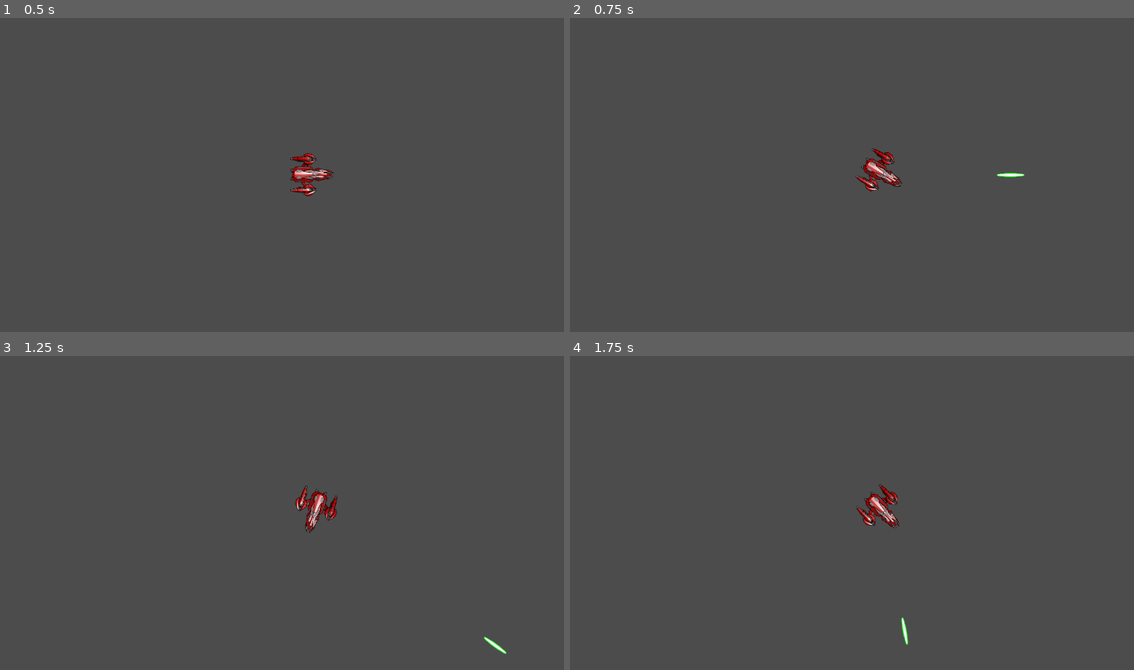
Above: before the commit, frames 1-4 (two rows, left to right).
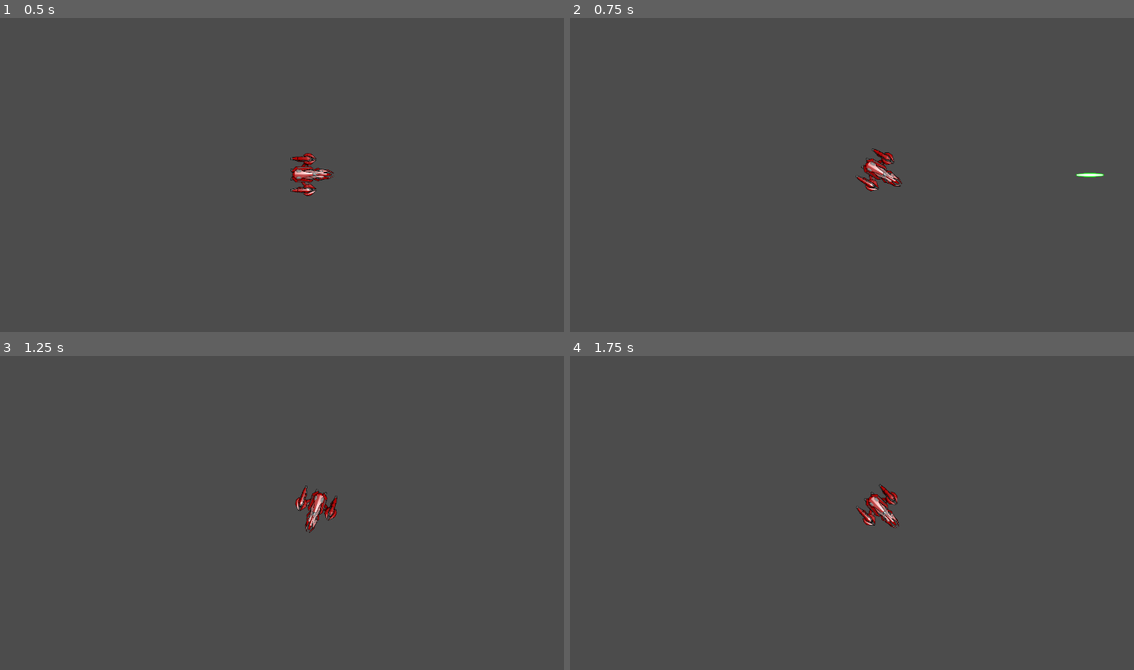
Above: after the commit, the same moments.

Repository: cesarmg1980/godot_asteroids_tutorial
Game: Godot game, scene res://Game.tscn
The game is run twice, just before and just after one commit, with the same random seed, the same clock (stepped at 60 frames per second) and the same inputs. Before the commit the project has no main scene; this scene is started directly in both runs.
Inputs:
- Up to frame 1 (0.5 s): no input
- Up to frame 2 (0.75 s): tap Enter (ui_accept) at 0.5 s; hold Right (ui_right) from 0.53 s (still down)
- Up to frame 3 (1.25 s): keep holding Right (ui_right); tap Enter (ui_accept) at 0.77 s
- Up to frame 4 (1.75 s): release Right (ui_right) at 1.28 s; hold Left (ui_left) from 1.28 s (still down); tap Enter (ui_accept) at 1.52 s

Frame 1 is identical in both runs. In frame 2, 0.1% of the frame differs, in the area x 75-95%, y 49-51%; in frame 3, less than 0.1%; in frame 4, less than 0.1%.

Commit message:
added script for asteroids collission

Diff:
--- a/Asteroid.gd
+++ b/Asteroid.gd
@@ -1,19 +1,39 @@
 extends KinematicBody2D
 
-var vel = Vector2()
-var rot_speed
+export var bounce = 1.1
 
-# Called when the node enters the scene tree for the first time.
+var velocity = Vector2()
+var rotation_speed
+var screen_size
+var extents
+
 func _ready():
 	randomize()
 	set_physics_process(true)
-	vel = Vector2(rand_range(30,100),0).rotated(rand_range(0, 2*PI))
-	rot_speed = rand_range(-1.5, 1.5)
+	velocity = Vector2(rand_range(30, 100), 0).rotated(rand_range(0, 2*PI))
+	rotation_speed = rand_range(-1.5, 1.5)
+	screen_size = get_viewport_rect().size
+	extents = get_node("Sprite").texture.get_size() / 2
 
 func _physics_process(delta):
-	rotation = rotation + rot_speed * delta
-	move_and_collide(vel * delta)
+	set_rotation(get_rotation() + rotation_speed * delta)
+	var ret = move_and_collide(velocity * delta)
 
-# Called every frame. 'delta' is the elapsed time since the previous frame.
-#func _process(delta):
-#	pass
+	if ret:
+		velocity += ret.normal * (ret.collider_velocity.length() * bounce)
+
+	var position = get_position()
+
+	if position.x > screen_size.x + extents.x:
+		position.x = -extents.x
+
+	if position.x < -extents.x:
+		position.x = screen_size.x + extents.x
+
+	if position.y > screen_size.y + extents.y:
+		position.y = -extents.y
+
+	if position.y < -extents.y:
+		position.y = screen_size.y + extents.y
+
+	set_position(position)
--- a/Asteroid.tscn
+++ b/Asteroid.tscn
@@ -1,30 +1,29 @@
-[gd_scene load_steps=5 format=2]
+[gd_scene load_steps=4 format=2]
 
 [ext_resource path="res://Asteroid.gd" type="Script" id=1]
 [ext_resource path="res://Meteorite_2.png" type="Texture" id=2]
 
-[sub_resource type="SpriteFrames" id=1]
-animations = [ {
-"frames": [ ExtResource( 2 ) ],
-"loop": true,
-"name": "Asteroid1",
-"speed": 5.0
-} ]
-
-[sub_resource type="CircleShape2D" id=2]
-radius = 38.8929
+[sub_resource type="CircleShape2D" id=1]
+radius = 54.969
 
 [node name="Asteroid" type="KinematicBody2D"]
-position = Vector2( 620, 280 )
+position = Vector2( 647.918, 301.528 )
 script = ExtResource( 1 )
 __meta__ = {
 "_edit_group_": true
 }
 
-[node name="Asteroid_Sprite" type="AnimatedSprite" parent="."]
-scale = Vector2( 0.5, 0.5 )
-frames = SubResource( 1 )
-animation = "Asteroid1"
+[node name="Sprite" type="Sprite" parent="."]
+position = Vector2( 1.50101, 0.707642 )
+scale = Vector2( 0.661749, 0.64606 )
+texture = ExtResource( 2 )
+__meta__ = {
+"_edit_group_": true
+}
 
-[node name="Asteroid_Collission" type="CollisionShape2D" parent="."]
-shape = SubResource( 2 )
+[node name="CollisionShape2D" type="CollisionShape2D" parent="."]
+position = Vector2( -0.342834, -0.171387 )
+shape = SubResource( 1 )
+__meta__ = {
+"_edit_group_": true
+}
--- a/Blast.gd
+++ b/Blast.gd
@@ -1,7 +1,7 @@
 extends Area2D
 
 var vel = Vector2()
-export var speed = 700
+export var speed = 1500
 
 
 # Called when the node enters the scene tree for the first time.
--- /dev/null
+++ b/Main.tscn
@@ -0,0 +1,21 @@
+[gd_scene load_steps=3 format=2]
+
+[ext_resource path="res://Asteroid.tscn" type="PackedScene" id=1]
+[ext_resource path="res://Player.tscn" type="PackedScene" id=2]
+
+[node name="Main" type="Node2D"]
+
+[node name="Asteroid" parent="." instance=ExtResource( 1 )]
+position = Vector2( 783.783, 154.046 )
+
+[node name="Player" parent="." instance=ExtResource( 2 )]
+position = Vector2( 596.484, 323.685 )
+
+[node name="Asteroid2" parent="." instance=ExtResource( 1 )]
+position = Vector2( 236.526, 138.026 )
+
+[node name="Asteroid3" parent="." instance=ExtResource( 1 )]
+position = Vector2( 1019.82, 439.554 )
+
+[node name="Asteroid4" parent="." instance=ExtResource( 1 )]
+position = Vector2( 310.365, 473.821 )
--- a/Player.gd
+++ b/Player.gd
@@ -19,7 +19,8 @@
 func _ready():
 	screen_size = get_viewport_rect().size
 	pos = Vector2(screen_size.x / 2, screen_size.y /2)
-	position = pos
+	#position = pos
+	set_position(pos)
 	#set_pos(pos)
 	set_process(true)
 
@@ -51,8 +52,11 @@
 	if pos.y < 0:
 		pos.y = screen_size.y
 
-	position = pos
-	rotation = rot + PI/2
+	#position = pos
+	#rotation = rot + PI/2
+
+	set_position(pos)
+	set_rotation(rot + PI / 2)
 
 
 func shoot():
--- a/blast.tscn
+++ b/blast.tscn
@@ -21,7 +21,6 @@
 __meta__ = {
 "_edit_group_": true
 }
-speed = 800
 
 [node name="laser_beam" type="AnimatedSprite" parent="."]
 position = Vector2( 0, 3.25 )
--- a/project.godot
+++ b/project.godot
@@ -15,7 +15,8 @@
 
 [application]
 
-config/name="Tutorial SpaceGuy"
+config/name="Asteroids_Tutorial"
+run/main_scene="res://Game.tscn"
 config/icon="res://icon.png"
 
 [display]
